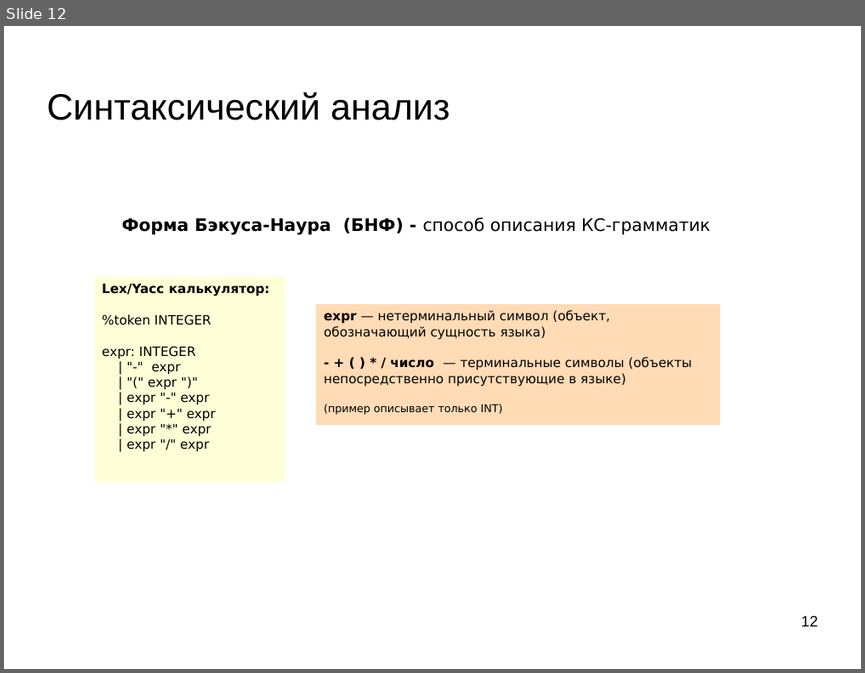
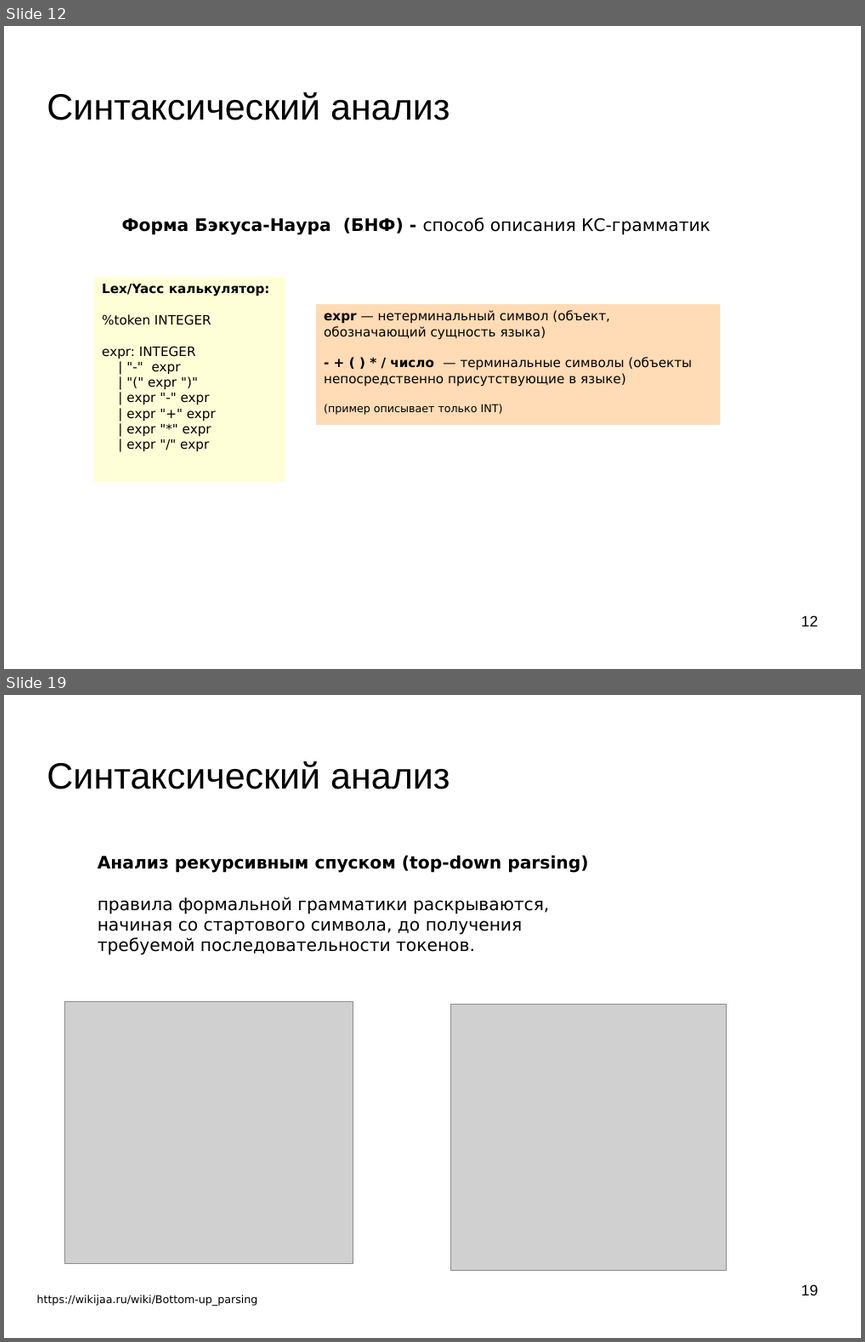
Before and after one commit to mechanoid5/ml_nlp_2022, a slide deck: 07-synt-grammar.odp. Shown one above the other, each under a label of ours: slide 12 before the commit, slides 12 and 19 after it; the slides between them are not shown. The pictures are 865x673 and 865x1342 pixels, drawn with LibreOffice and Linux fonts; fonts in the diff are those of the drawing; grey boxes stand for pictures; background and template pictures are left out. Boxes give left, top, right and bottom in pixels: in the first picture for what was removed or moved away, otherwise in the second. Text is boxed around its words. In the diff, an @@ line names an element or a change of style, - is before the commit and + after.

```diff
--- a/07-synt-grammar.odp
+++ b/07-synt-grammar.odp
@@ slide 19 added at box(4, 695, 861, 1338), background picture (left out) @@
@@ title added at box(46, 761, 450, 789), 33.9 pt, text #000000 @@
+Синтаксический анализ
@@ text added at box(98, 855, 588, 955), 16 pt, text #000000 @@
+Анализ рекурсивным спуском (top-down parsing)
+правила формальной грамматики раскрываются, начиная со стартового символа, до получения требуемой последовательности токенов.
@@ picture added at box(65, 1001, 353, 1265) @@
@@ picture added at box(451, 1004, 726, 1270) @@
@@ text added at box(37, 1294, 258, 1305), 10 pt, text #000000 @@
+https://wikijaa.ru/wiki/Bottom-up_parsing
@@ page number added at box(801, 1284, 818, 1295), 14 pt, text #000000 @@
+19
```
Also in this commit, not shown: 1 slide changed, 8 other slides added, 1 slide removed, 1 other file.
